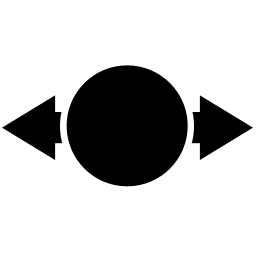
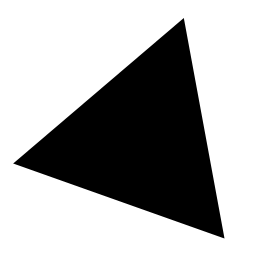
Before/after of a 256px x 256px layered artwork. What changed in the layer stack:
added layer "Select Triangle" above "Move Particle 1" over [13, 18, 225, 239]
hid "Move Particle 1" over [66, 65, 188, 187]
hid "Move Particle 2" over [2, 95, 253, 160]
